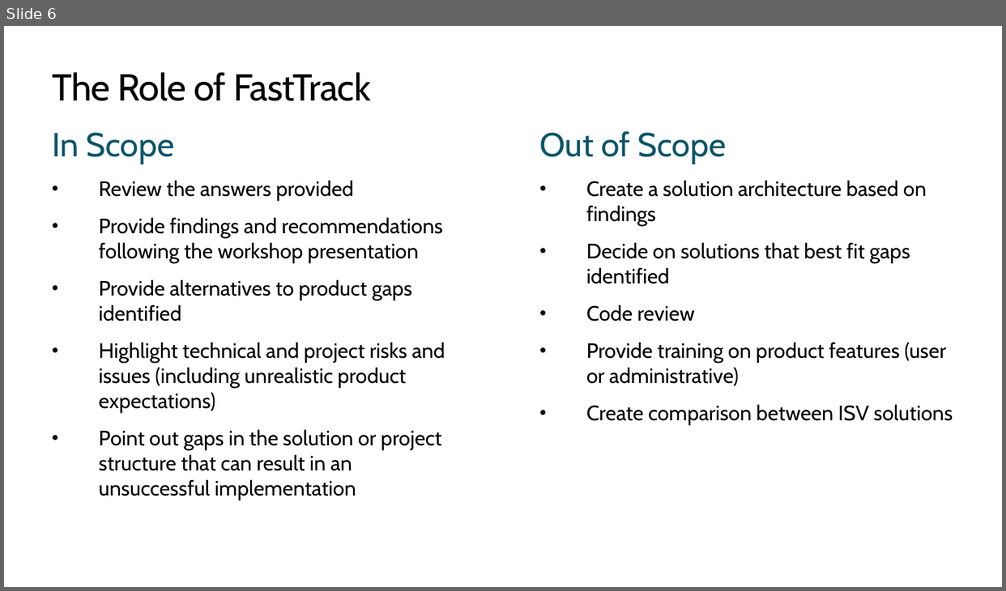
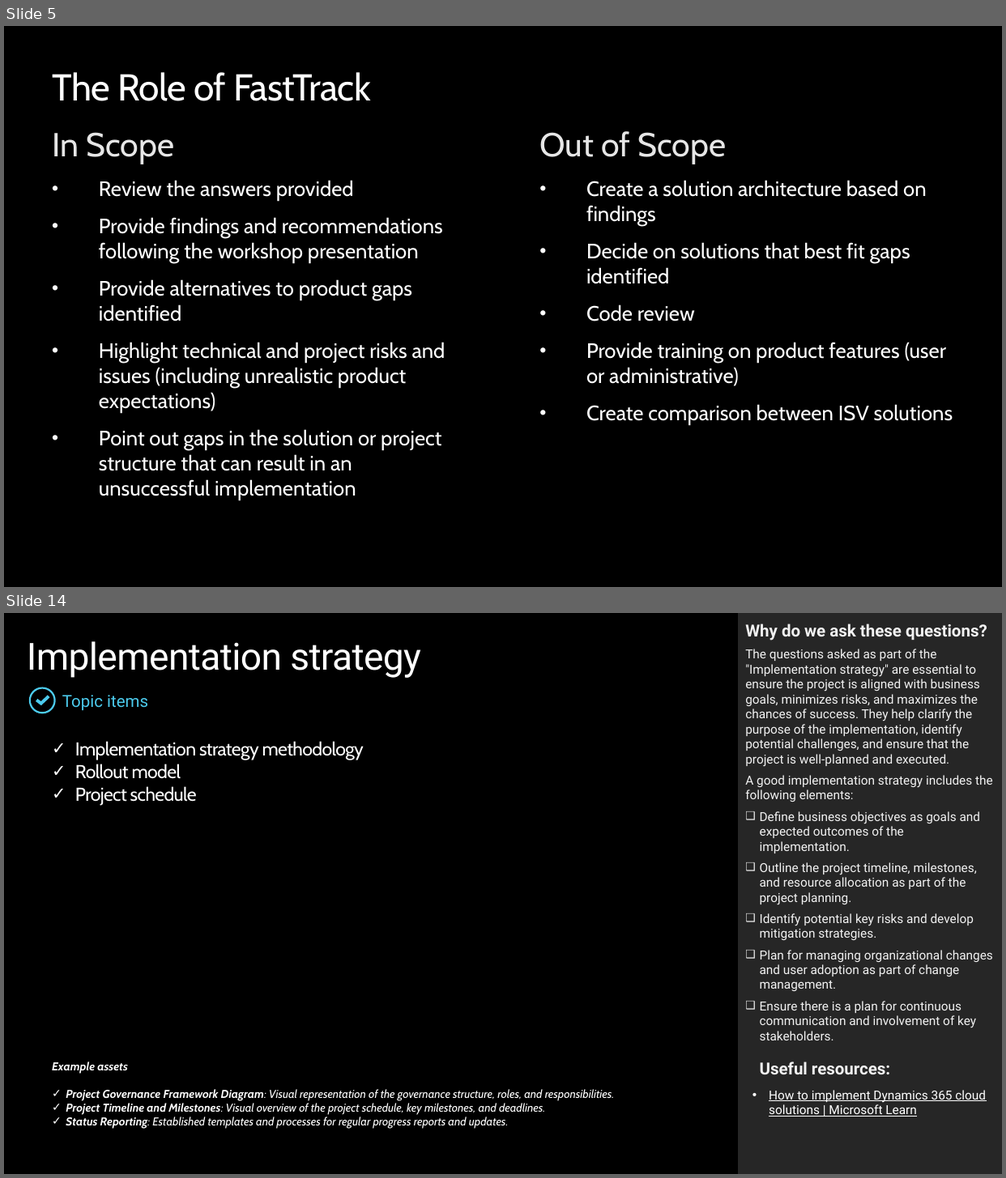
Before and after one commit to MicrosoftDocs/mslearn-developer-tools-power-platform, a slide deck: fasttrack/Solution Blueprint Review workshop template.pptx. Shown one above the other, each under a label of ours: slide 6 before the commit, slides 5 and 14 after it; the slides between them are not shown. The pictures are 1006x591 and 1006x1178 pixels, drawn with LibreOffice and Linux fonts; fonts in the diff are those of the drawing; background and template pictures are left out. Boxes give left, top, right and bottom in pixels: in the first picture for what was removed or moved away, otherwise in the second. Text is boxed around its words. In the diff, an @@ line names an element or a change of style, - is before the commit and + after.

```diff
--- a/fasttrack/Solution Blueprint Review workshop template.pptx
+++ b/fasttrack/Solution Blueprint Review workshop template.pptx
@@ slide 14 added at (4, 613, 1002, 1174), background #000000 @@
@@ rectangle added at (739, 613, 1002, 1174), fill #262626 @@
@@ text added at (745, 624, 993, 1117), 12 pt, text #F2F2F2 @@
+Why do we ask these questions?
+The questions asked as part of the "Implementation strategy" are essential to ensure the project is aligned with business goals, minimizes risks, and maximizes the chances of success. They help clarify the purpose of the implementation, identify potential challenges, and ensure that the project is well-planned and executed.
+A good implementation strategy includes the following elements:
+❑ Define business objectives as goals and expected outcomes of the implementation.
+❑ Outline the project timeline, milestones, and resource allocation as part of the project planning.
+❑ Identify potential key risks and develop mitigation strategies.
+❑ Plan for managing organizational changes and user adoption as part of change management.
+❑ Ensure there is a plan for continuous communication and involvement of key stakeholders.
+  Useful resources:
+• How to implement Dynamics 365 cloud solutions | Microsoft Learn
@@ text added at (27, 641, 421, 678), 36 pt, text #FFFFFF @@
+Implementation strategy
@@ freeform shape added at (28, 687, 56, 714), fill #4CCBED @@
@@ freeform shape added at (36, 696, 49, 706), fill #4CCBED @@
@@ text added at (62, 695, 148, 710), 16 pt, text #4CCBED @@
+Topic items
@@ text added at (75, 741, 364, 806), 18 pt, text #FFFFFF @@
+✓ Implementation strategy methodology
+✓ Rollout model
+✓ Project schedule
@@ text added at (52, 1062, 615, 1129), 11 pt, text #FFFFFF, italic @@
+Example assets
+✓ Project Governance Framework Diagram: Visual representation of the governance structure, roles, and responsibilities.
+✓ Project Timeline and Milestones: Visual overview of the project schedule, key milestones, and deadlines.
+✓ Status Reporting: Established templates and processes for regular progress reports and updates.
@@ what was slide 6 is now slide 5 @@
@@ slide 5 changed as well @@
@@ background #FFFFFF to #000000 @@
@@ title "The Role of FastTrack" at (52, 72, 371, 101): text colour #000000 to #FFFFFF @@
@@ text "In Scope" at (52, 132, 445, 500): text colour #0B5569 to #E6E6E6 in "In Scope"; text colour #000000 to #FFFFFF; bullet colour #000000 to #FFFFFF @@
@@ text "Out of Scope" at (539, 131, 953, 425): text colour #0B5569 to #E6E6E6 in "Out of Scope"; text colour #000000 to #FFFFFF; bullet colour #000000 to #FFFFFF @@
```
Also in this commit, not shown: 4 other slides changed, 45 other slides added, 65 slides removed.
